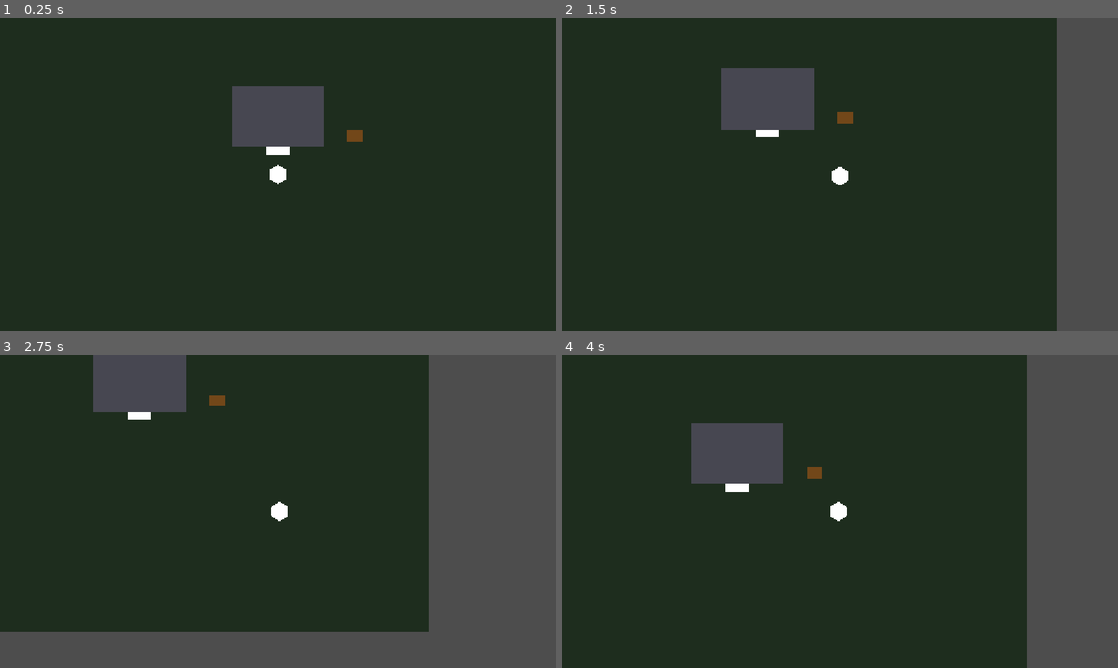
Above: before the commit, frames 1-4 (two rows, left to right).
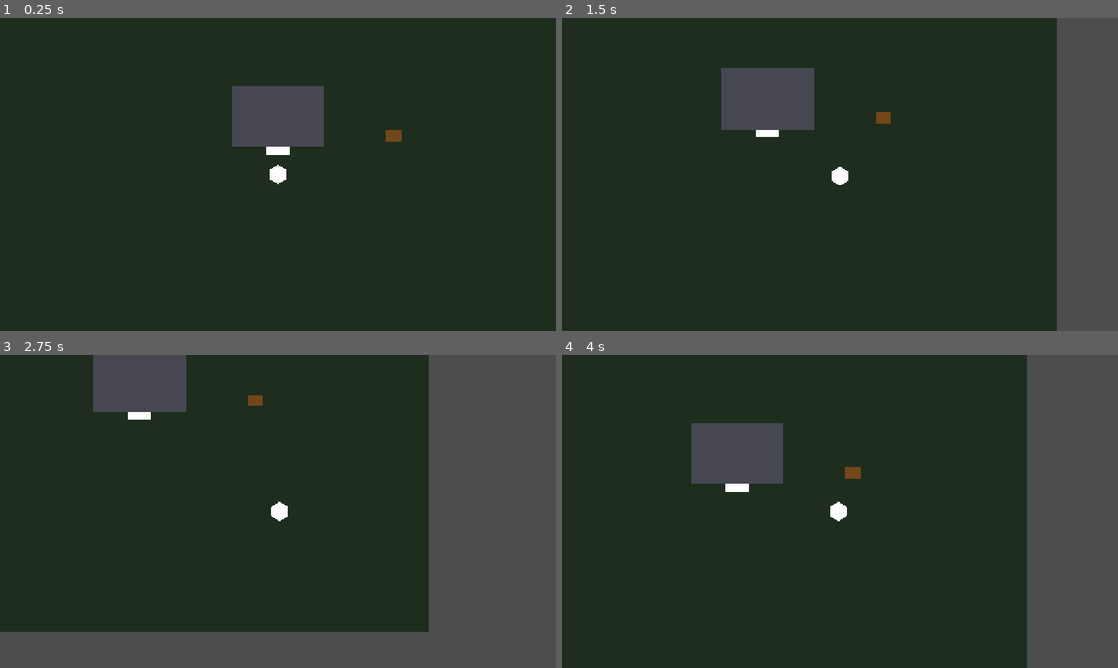
Above: after the commit, the same moments.

Repository: salexume94-pixel/Scripts
Game: Godot game, scene res://scenes/World.tscn
Two runs of this game, one before a commit and one after it. Both use one fixed random seed, a clock stepped at 60 frames per second and the inputs below.
Inputs:
- Up to frame 1 (0.25 s): no input
- Up to frame 2 (1.5 s): tap Enter at 0.5 s; hold Right (ui_right) 0.53-1.28 s; tap E at 0.6, 1.35 s; hold Down (ui_down) from 1.28 s (still down)
- Up to frame 3 (2.75 s): release Down (ui_down) at 2.03 s; hold Right (ui_right) from 2.03 s (still down); tap E at 2.1 s
- Up to frame 4 (4 s): release Right (ui_right) at 2.78 s; hold Up (ui_up) 2.78-3.53 s; tap E at 2.85, 3.6 s; hold Left (ui_left) from 3.53 s (still down)

The runs differ from the first frame. In frame 1, 0.2% of the frame differs, in the area x 62-73%, y 35-40%; in frame 2, 0.2%; in frame 3, 0.2%; in frame 4, 0.2%.

Commit message:
Move test chest farther from building

Diff:
--- a/scenes/World.tscn
+++ b/scenes/World.tscn
@@ -18,7 +18,7 @@
 position = Vector2(0, -120)
 
 [node name="Chest" parent="WorldContent" instance=ExtResource("5_chest")]
-position = Vector2(160, -80)
+position = Vector2(240, -80)
 
 [node name="WorldBoundaries" type="Node2D" parent="." unique_id=137521042]
 script = ExtResource("3_world_boundaries")
